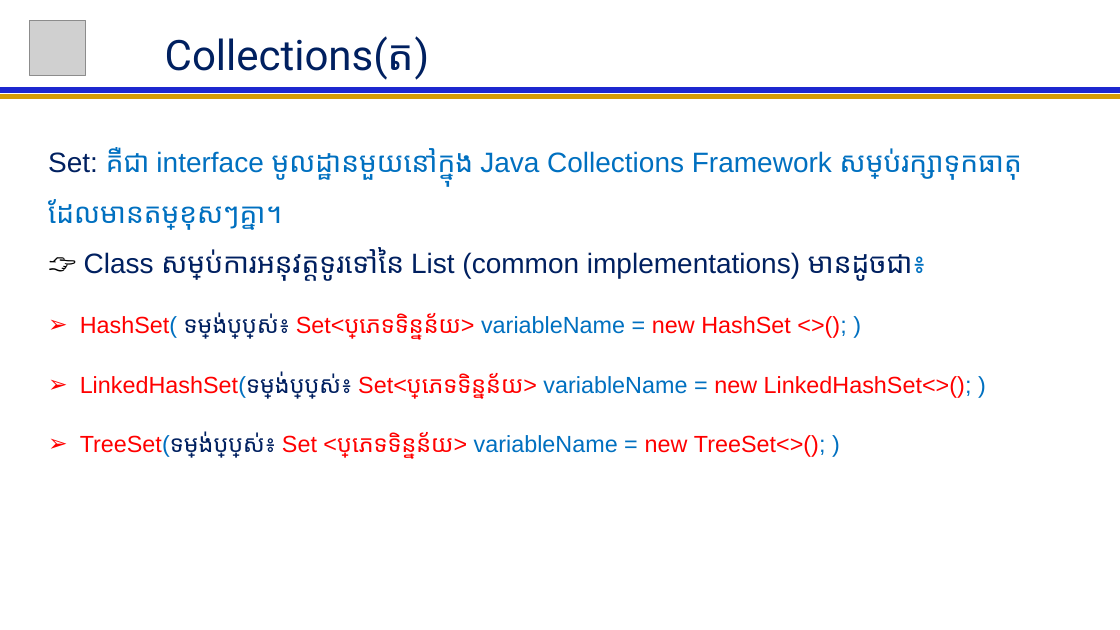
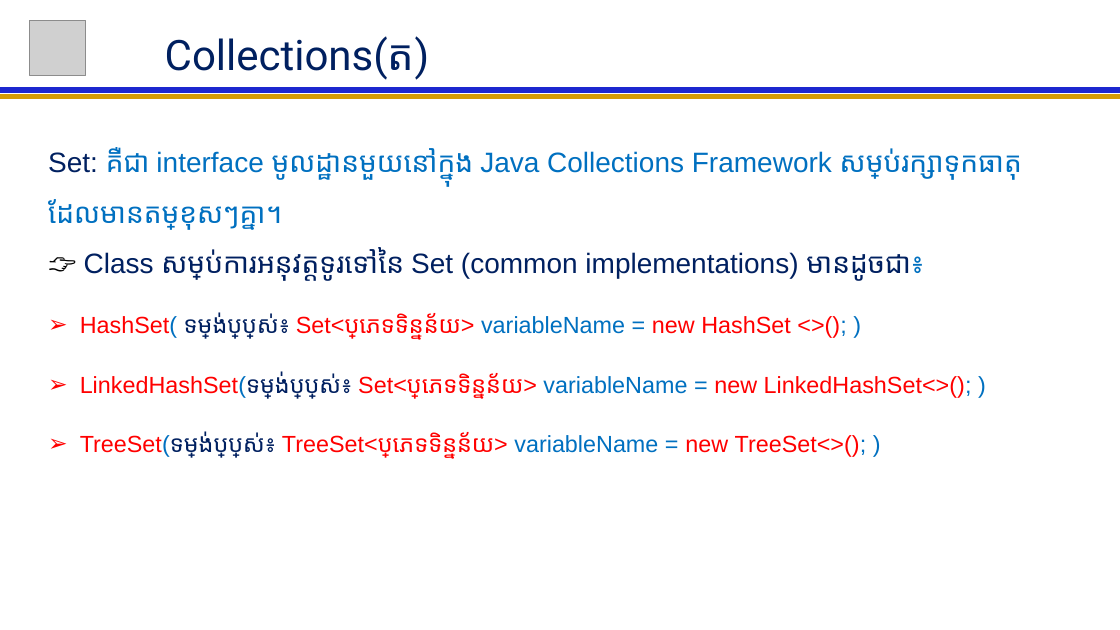
Before and after one commit to NGOUNCHHENGHY/ACLEDA-Java-For-Beginer, a slide deck: slide 53 of Java For Beginer Lession.pptx. Drawn at 1120x630 pixels with LibreOffice and Linux fonts; fonts in the diff are those of the drawing; grey boxes stand for pictures. Boxes give left, top, right and bottom in pixels: in the first picture for what was removed or moved away, otherwise in the second. Text is boxed around its words. In the diff, an @@ line names an element or a change of style, - is before the commit and + after.

```diff
--- a/Java For Beginer Lession.pptx
+++ b/Java For Beginer Lession.pptx
@@ subtitle at (48,147,1021,281): text changed @@
-Set: គឺជា interface មូលដ្ឋានមួយនៅក្នុង Java Collections Framework សម្រាប់រក្សាទុកធាតុដែលមានតម្លៃខុសៗគ្នា។
-👉 Class សម្រាប់ការអនុវត្តទូរទៅនៃ List (common implementations) មានដូចជា៖
+Set: គឺជា interface មូលដ្ឋានមួយនៅក្នុង Java Collections Framework សម្រាប់រក្សាទុកធាតុដែលមានតម្លៃខុសៗគ្នា។
+👉 Class សម្រាប់ការអនុវត្តទូរទៅនៃ Set (common implementations) មានដូចជា៖
@@ subtitle at (80,434,867,458): text changed @@
-➢ TreeSet(ទម្រង់ប្រើប្រាស់៖ Set <ប្រភេទទិន្នន័យ> variableName = new TreeSet<>(); )
+➢ TreeSet(ទម្រង់ប្រើប្រាស់៖ TreeSet<ប្រភេទទិន្នន័យ> variableName = new TreeSet<>(); )
```
Also in this commit, not shown: 2 other slides changed, 17 slides added.
